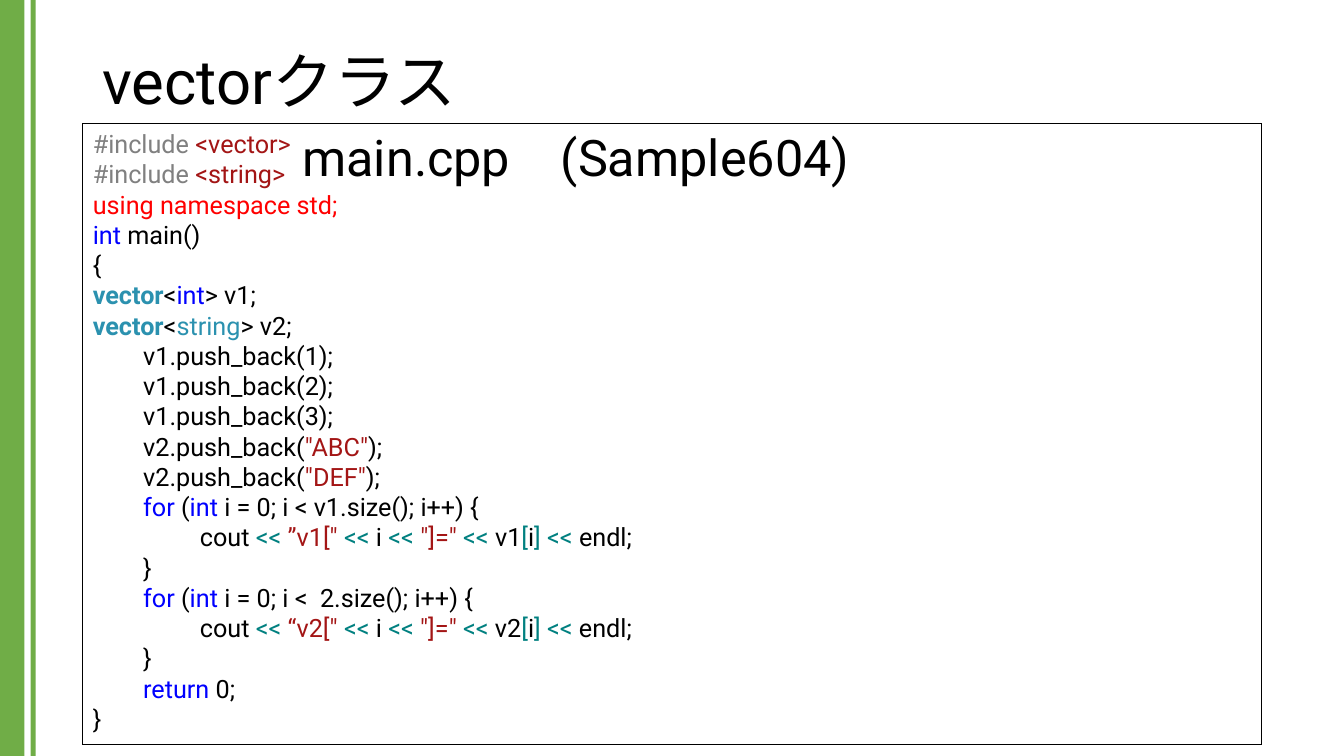
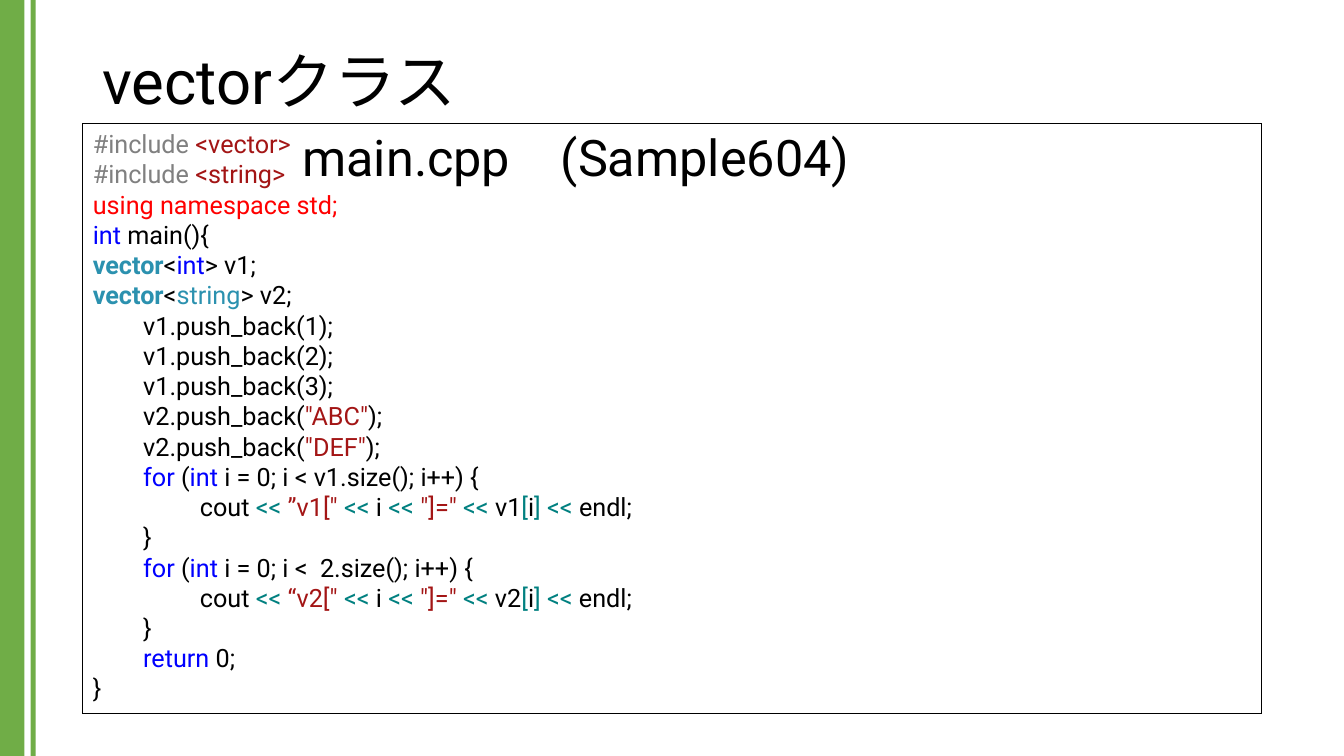
Before and after one commit to kic-murata/cpp2024, a slide deck: slide 11 of 授業資料/講義資料：Vectorクラス.pptx. Drawn at 1344x756 pixels with LibreOffice and Linux fonts; fonts in the diff are those of the drawing. Boxes give left, top, right and bottom in pixels: in the first picture for what was removed or moved away, otherwise in the second. Text is boxed around its words. In the diff, an @@ line names an element or a change of style, - is before the commit and + after.

```diff
--- a/授業資料/講義資料：Vectorクラス.pptx
+++ b/授業資料/講義資料：Vectorクラス.pptx
@@ rectangle "#include <vector>": place and size @@
-rectangle "#include <vector>" at (83,124,1261,745)
+rectangle "#include <vector>" at (83,124,1261,715)
@@ text in rectangle at (93,224,209,250): text changed @@
-int main()
-{
+int main(){
```
Also in this commit, not shown: 12 other slides changed.
